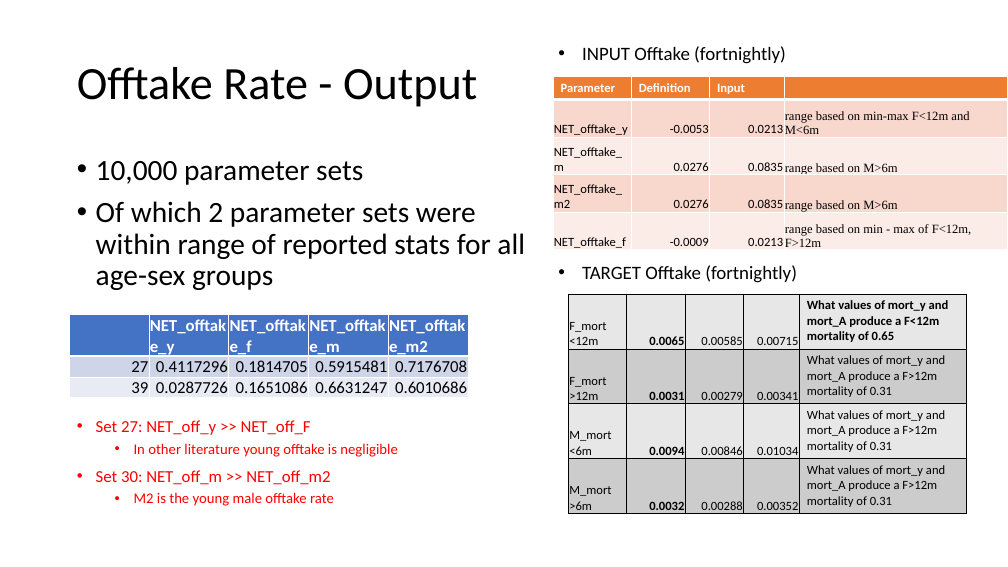
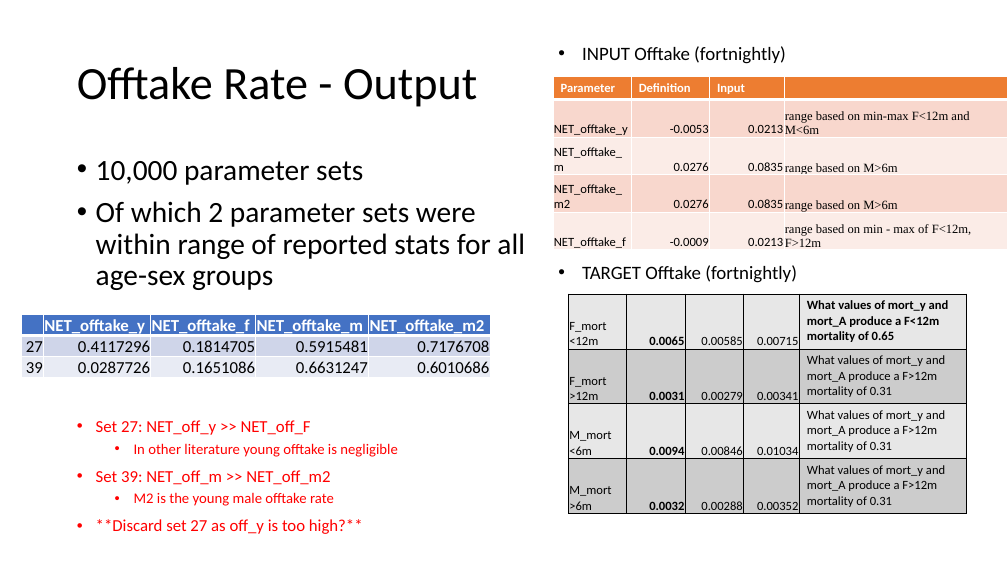
Before and after one commit to BethSavagar/demographic_model_1, a slide deck: slide 23 of presentations/profile-validation/lesnoff.pptx. Drawn at 1008x567 pixels with LibreOffice and Linux fonts; fonts in the diff are those of the drawing. Boxes give left, top, right and bottom in pixels: in the first picture for what was removed or moved away, otherwise in the second. Text is boxed around its words. In the diff, an @@ line names an element or a change of style, - is before the commit and + after.

```diff
--- a/presentations/profile-validation/lesnoff.pptx
+++ b/presentations/profile-validation/lesnoff.pptx
@@ table: place and size @@
-table at <box>70,315,467,507</box>
+table at <box>21,315,491,378</box>
@@ text at <box>96,470,330,485</box>: text changed @@
-• Set 30: NET_off_m >> NET_off_m2
+• Set 39: NET_off_m >> NET_off_m2
@@ text at <box>96,519,363,534</box>: paragraph added @@
+• **Discard set 27 as off_y is too high?**
```
Also in this commit, not shown: 1 other slide changed, 2 other files.
